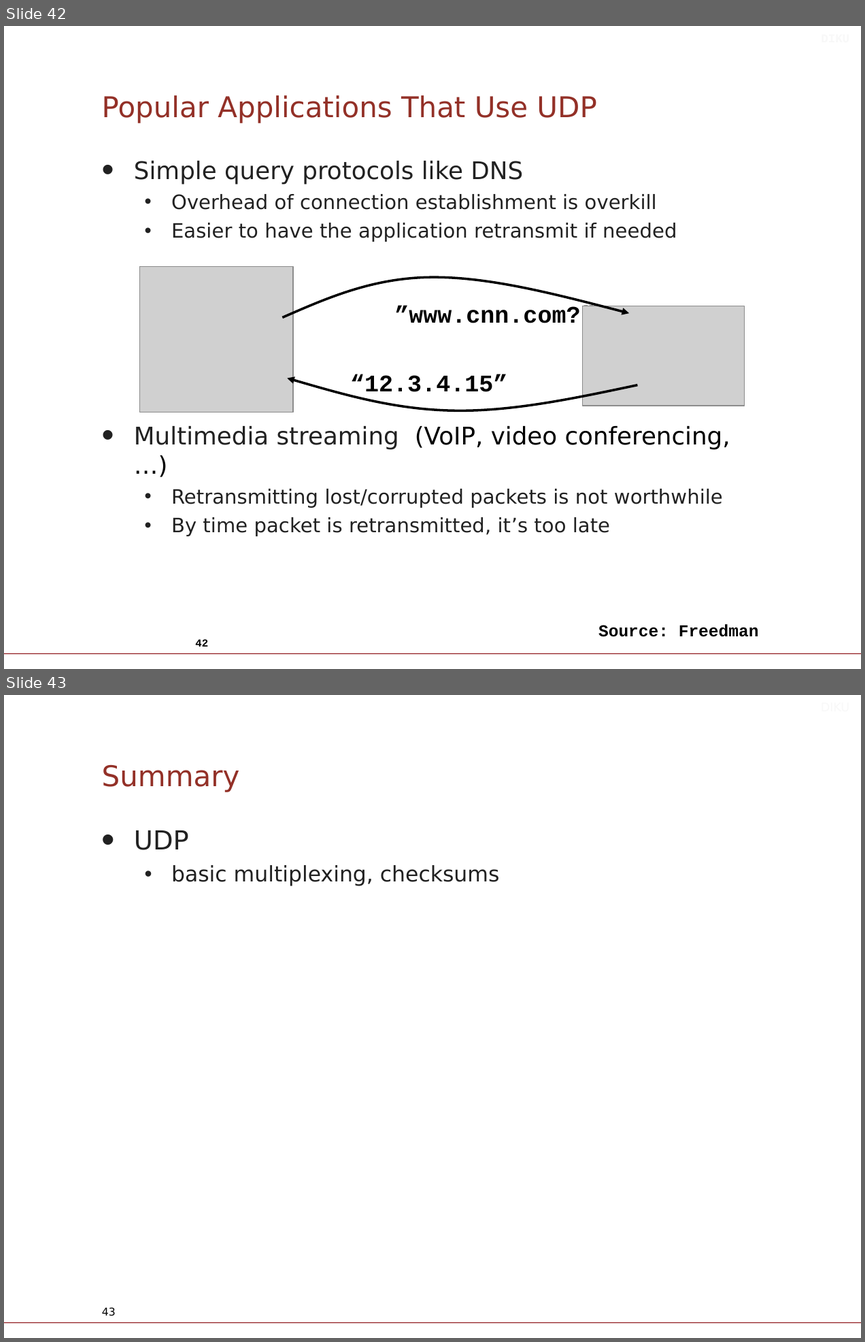
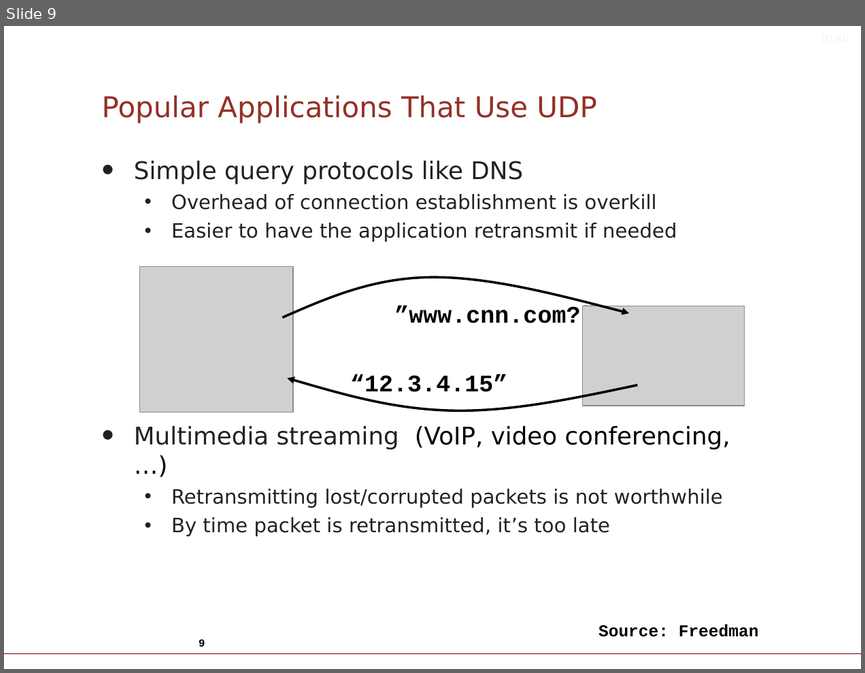
Before and after one commit to diku-compSys/compSys-e2023-pub, a slide deck: lectures/23-11-06_dns_peer_to_peer_and_udp/slides.odp. Shown one above the other, each under a label of ours: slides 42 and 43 before the commit, slide 9 after it. The pictures are 865x1342 and 865x673 pixels, drawn with LibreOffice and Linux fonts; fonts in the diff are those of the drawing; grey boxes stand for pictures; background and template pictures are left out. Boxes give left, top, right and bottom in pixels: in the first picture for what was removed or moved away, otherwise in the second. Text is boxed around its words. In the diff, an @@ line names an element or a change of style, - is before the commit and + after.

```diff
--- a/lectures/23-11-06_dns_peer_to_peer_and_udp/slides.odp
+++ b/lectures/23-11-06_dns_peer_to_peer_and_udp/slides.odp
@@ slide 43 removed at (4,695,861,1338), background #FFFFFF; not listed: 1 template element that a slide beside it also shows @@
@@ text removed at (272,695,858,720) @@
-DIKU
@@ title removed at (102,765,240,792) @@
-Summary
@@ text removed at (134,830,500,886) @@
-• UDP
-  • basic multiplexing, checksums
@@ page number removed at (102,1307,116,1316) @@
-43
@@ what was slide 42 is now slide 9 @@
@@ page number at (198,639,205,646): text changed @@
-42
+9
```
Also in this commit, not shown: 3 slides changed, 5 other files.
